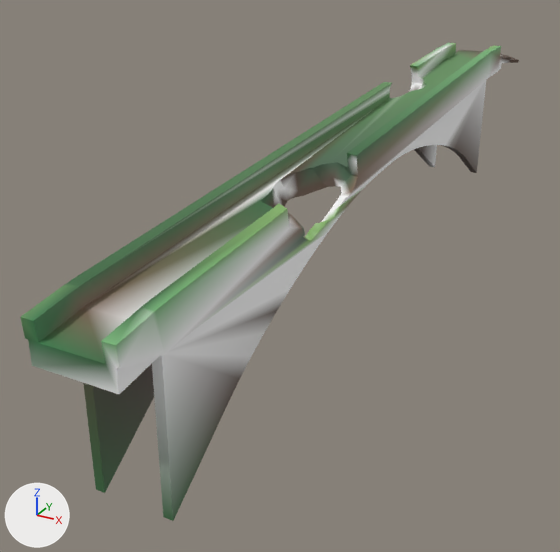
The glTF model VALOMBRA/models/bridge1.glb: old version first, new version second.
Before and after are seen from a camera (50 mm lens) standing at (21.4, -22.6, 10.5) and looking at (3.9, 9.2, -5.4). Arrows for +X, +Y and +Z are at lower left; the lights stay in place. Vertices at the same position are counted once.

Before the edit, the objects in view are built like this:
```python
me_cube = bpy.data.meshes.new('Cube')
me_cube.from_pydata(...)  # 518 vertices, 1040 faces; spans x 5.2..9.5, y -8.6..34.6, z -7.2..3.9
me_cube.materials.append(mat_damaged_concrete)
ob_bridge1 = bpy.data.objects.new('BRIDGE1', me_cube)
ob_bridge1.location = (0.0, 0.0, 0.0)
```
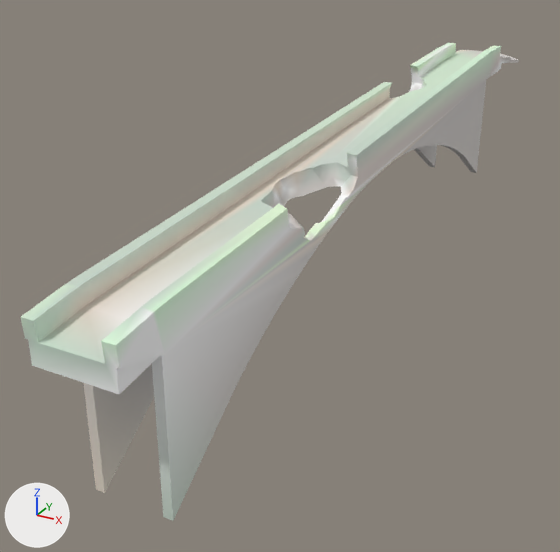
Pixel boxes [x1, y1, x2, y2] of what changed, in the pictures (560 x 552 px):
part 1 of me_cube, recoloured
    both: [86, 53, 519, 492]
part 2 of me_cube, recoloured (green to white)
    both: [21, 44, 503, 366]
part 3 of me_cube, recoloured
    both: [35, 43, 510, 521]
part 4 of me_cube, recoloured
    both: [101, 43, 502, 515]
part 5 of me_cube, recoloured (green to white)
    both: [20, 50, 482, 493]

What changed in the scene script:
```text
Change me_cube:
    where me_cube.from_pydata(...)  # 518 vertices, 1040 faces; spans x 5.2..9.5, y -8.6..34.6, z -7.2..3.9
    used by ob_bridge1; location = (0.0, 0.0, 0.0)
    me_cube part 1: 214 faces centred in x 5.2..9.3, y -7.2..34.5, z -5.4..3.1 are repainted in the vertex colours; the middle colour goes from brown #59483c to light grey #d5d0cc
    me_cube part 2: 147 faces centred in x 5.2..8.7, y -8.5..31.9, z -1.0..3.8 are repainted in the vertex colours; the middle colour goes from green #64935d to white #daeed5
    me_cube part 3: 243 faces centred in x 5.2..8.9, y -8.6..34.4, z -6.3..3.6 are repainted in the vertex colours; the middle colour goes from dark green #596242 to light grey #d5d0cd
    me_cube part 4: 253 faces centred in x 5.2..8.7, y -8.6..33.9, z -3.0..3.8 are repainted in the vertex colours; the middle colour goes from white #f9f8f8 to light grey #d8dbce
    me_cube part 5: 128 faces centred in x 5.2..8.7, y -8.6..32.3, z -6.3..3.4 are repainted in the vertex colours; the middle colour goes from dark green #4f6c54 to light grey #d1dbd2
```
